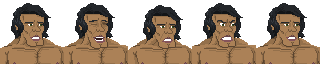
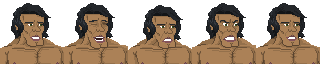
The second 320 x 64 image is a revision of the first. Changes to its layers:
painted on "face" over [32, 3, 252, 64]
